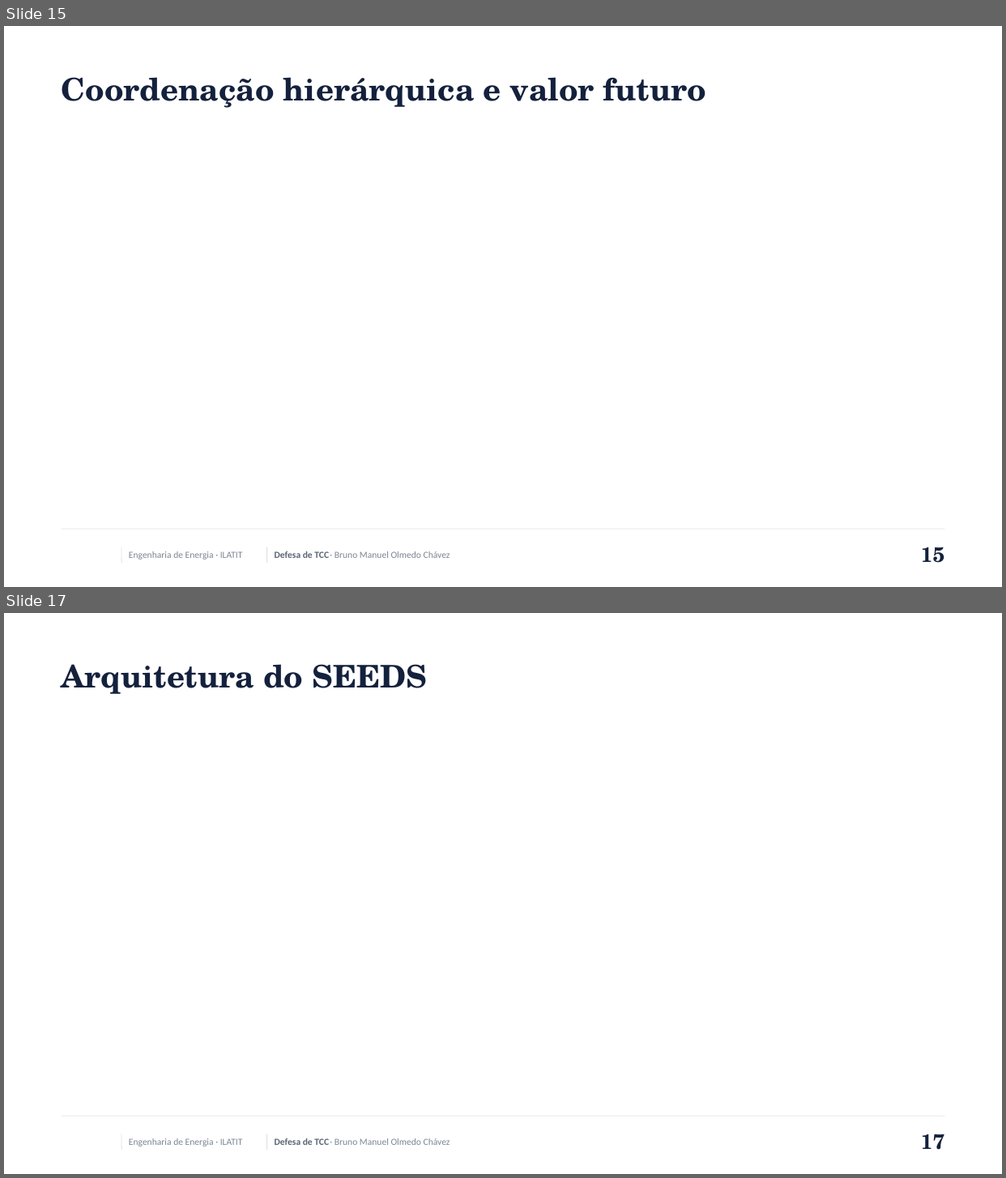
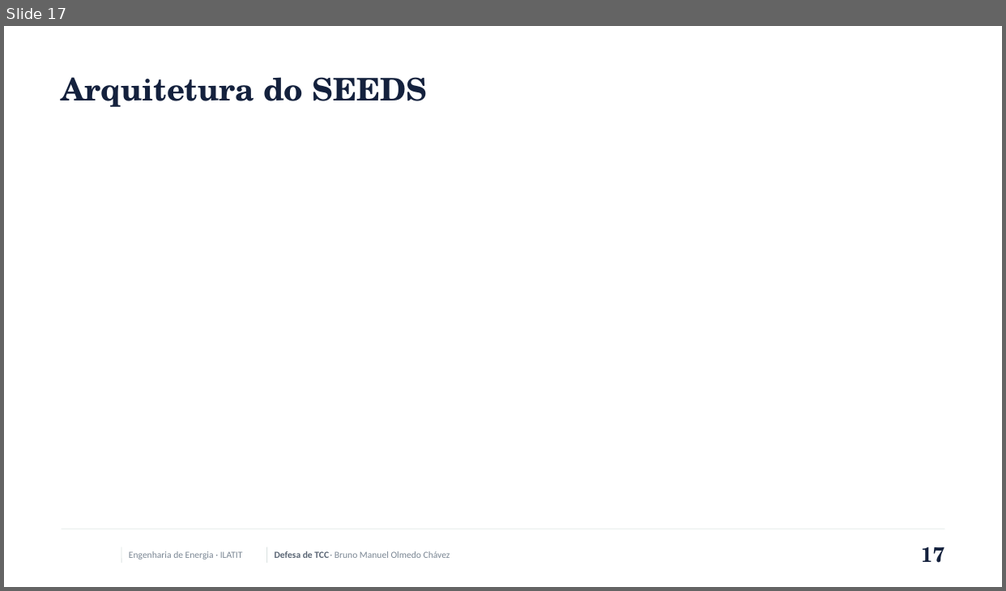
Before and after one commit to brunoolmedo22-Paraguay/EnergyMultimodelv1.5, a slide deck: docs/defesa_tcc/pptx/SEEDS_Defesa_TCC.pptx. Shown one above the other, each under a label of ours: slides 15 and 17 before the commit, slide 17 after it; the slides between them are not shown. The pictures are 1006x1178 and 1006x591 pixels, drawn with LibreOffice and Linux fonts; fonts in the diff are those of the drawing; background and template pictures are left out. Boxes give left, top, right and bottom in pixels: in the first picture for what was removed or moved away, otherwise in the second. Text is boxed around its words. In the diff, an @@ line names an element or a change of style, - is before the commit and + after.

```diff
--- a/docs/defesa_tcc/pptx/SEEDS_Defesa_TCC.pptx
+++ b/docs/defesa_tcc/pptx/SEEDS_Defesa_TCC.pptx
@@ slide 15 removed at (x1=4, y1=26, x2=1002, y2=587), background #FFFFFF; not listed: 6 template elements that a slide beside it also shows @@
@@ title removed at (x1=62, y1=77, x2=707, y2=108) @@
-Coordenação hierárquica e valor futuro
@@ page number removed at (x1=921, y1=548, x2=944, y2=563) @@
-15
```
Also in this commit, not shown: 1 slide added, 8 other files.
